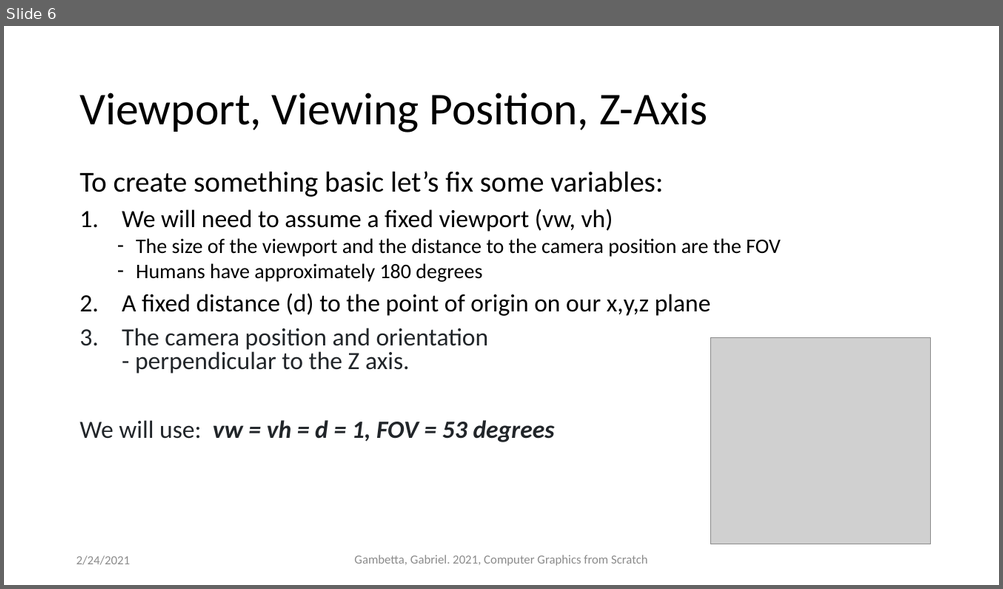
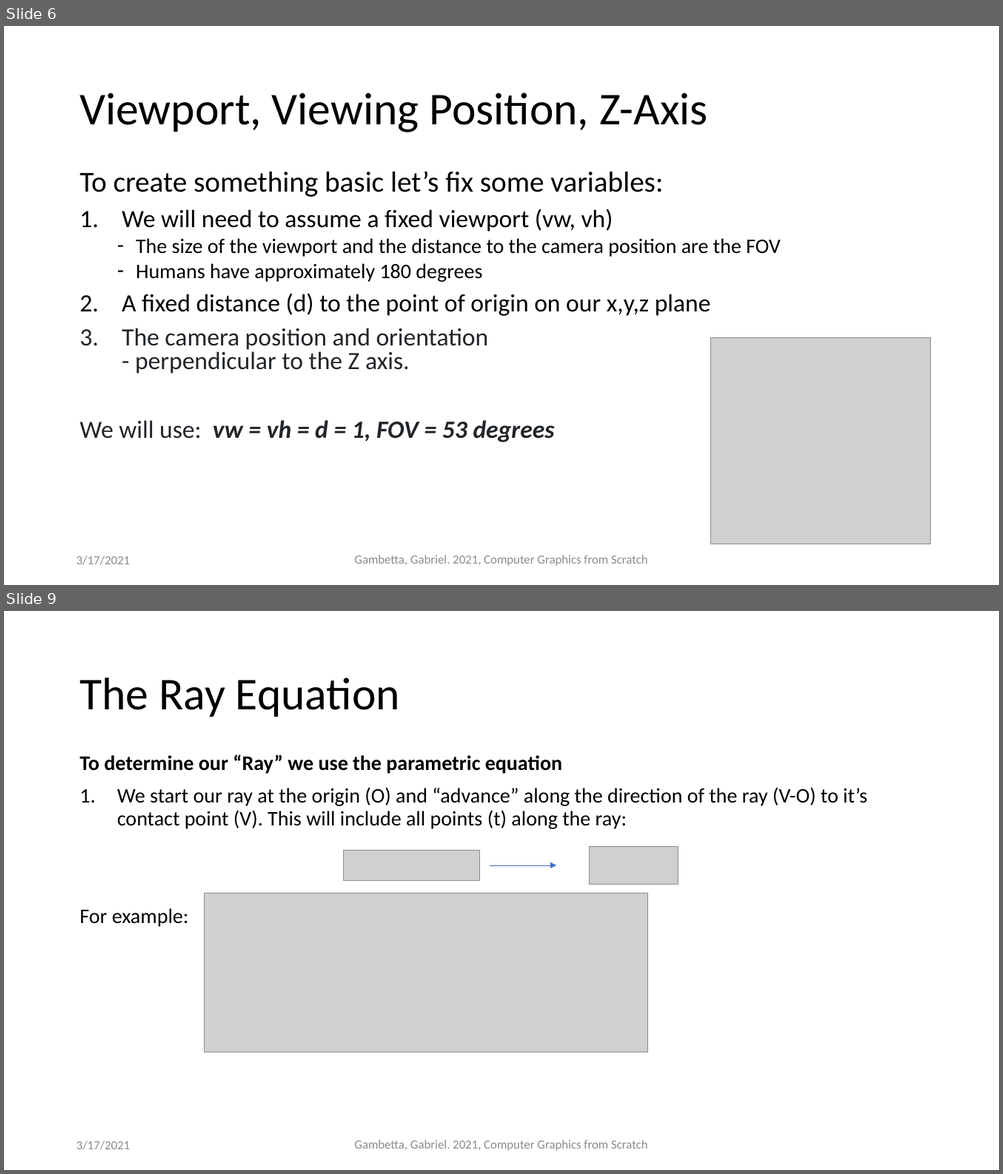
Before and after one commit to ctrachte/JS-Computer-Graphics-Demo, a slide deck: computer-graphics-js-1.pptx. Shown one above the other, each under a label of ours: slide 6 before the commit, slides 6 and 9 after it; the slides between them are not shown. The pictures are 1003x589 and 1003x1174 pixels, drawn with LibreOffice and Linux fonts; fonts in the diff are those of the drawing; grey boxes stand for pictures. Boxes give left, top, right and bottom in pixels: in the first picture for what was removed or moved away, otherwise in the second. Text is boxed around its words. In the diff, an @@ line names an element or a change of style, - is before the commit and + after.

```diff
--- a/computer-graphics-js-1.pptx
+++ b/computer-graphics-js-1.pptx
@@ slide 9 added at bbox=[4, 611, 999, 1170], background #FFFFFF @@
@@ title added at bbox=[79, 678, 400, 717], 44 pt, text #000000 @@
+The Ray Equation
@@ text added at bbox=[79, 755, 867, 927], 20 pt, text #000000 @@
+To determine our “Ray” we use the parametric equation
+1. We start our ray at the origin (O) and “advance” along the direction of the ray (V-O) to it’s contact point (V). This will include all points (t) along the ray:
+For example:
@@ picture added at bbox=[343, 851, 479, 881] @@
@@ picture added at bbox=[589, 847, 678, 884] @@
@@ arrow added from (489, 866) to (556, 866), #4472C4 0.5 pt @@
@@ picture added at bbox=[204, 893, 648, 1053] @@
@@ text added at bbox=[77, 1141, 130, 1150], 12 pt, text #8C8C8C @@
+3/17/2021
@@ text added at bbox=[354, 1140, 648, 1151], 12 pt, text #8C8C8C @@
+Gambetta, Gabriel. 2021, Computer Graphics from Scratch
@@ slide 6 changed as well @@
@@ text at bbox=[77, 556, 130, 565]: text changed @@
-2/24/2021
+3/17/2021
```
Also in this commit, not shown: 5 other slides changed, 5 other slides added, 1 other file.
